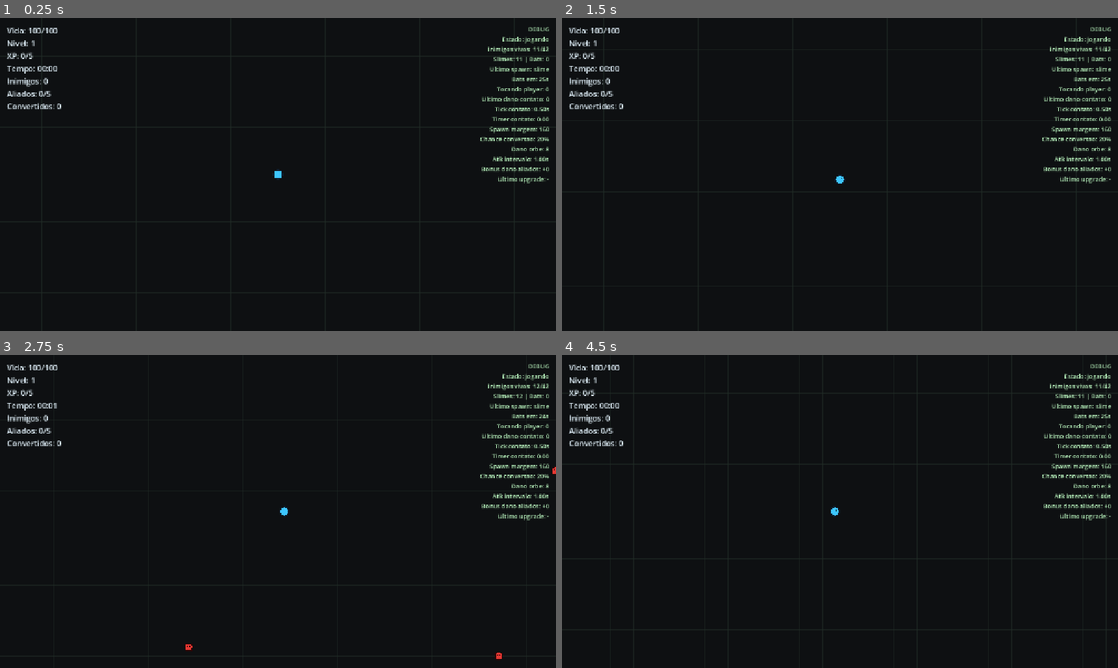
Above: before the commit, frames 1-4 (two rows, left to right).
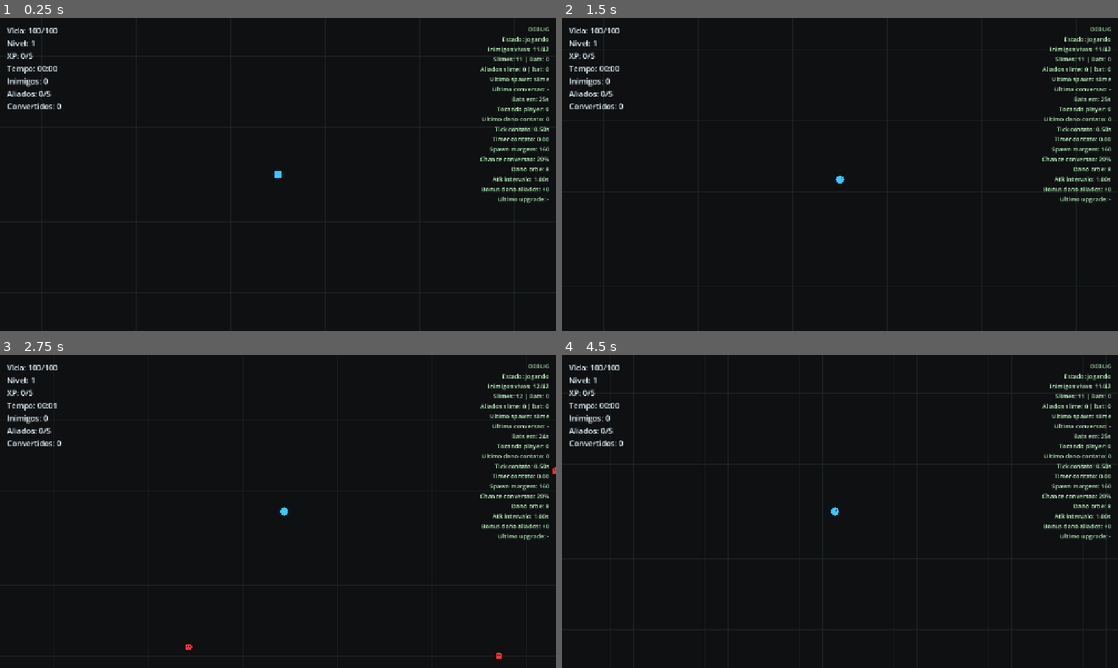
Above: after the commit, the same moments.

Repository: Hadamanthis/horde_vs
Game: Godot game, scene res://scenes/Game.tscn
Two runs of this game, one before a commit and one after it. Both use one fixed random seed, a clock stepped at 60 frames per second and the inputs below.
Inputs:
- Up to frame 1 (0.25 s): no input
- Up to frame 2 (1.5 s): tap Enter at 0.5 s; hold D 0.53-1.28 s; hold R 0.53-1.28 s; tap Space at 1.25 s; hold S from 1.28 s (still down); tap 1 at 1.35 s
- Up to frame 3 (2.75 s): tap Enter at 2 s; release S at 2.03 s; hold D from 2.03 s (still down); hold 2 from 2.03 s (still down)
- Up to frame 4 (4.5 s): release D at 2.78 s; release 2 at 2.78 s; hold W 2.78-3.53 s; tap 3 at 2.85 s; tap Space at 3.5 s; hold R 3.53-4.28 s; hold A from 3.53 s (still down); tap Enter at 4.25 s; tap 1 at 4.35 s

The runs differ from the first frame. In frame 1, 1.4% of the frame differs, in the area x 86-99%, y 15-60%; in frame 2, 1.4%; in frame 3, 1.5%; in frame 4, 1.5%.

Commit message:
Converte inimigos para aliados do mesmo tipo

Diff:
--- a/scenes/Game.tscn
+++ b/scenes/Game.tscn
@@ -35,7 +35,7 @@
 offset_left = -330.0
 offset_top = 16.0
 offset_right = -16.0
-offset_bottom = 330.0
+offset_bottom = 390.0
 grow_horizontal = 0
 theme_override_colors/font_color = Color(0.76, 1, 0.78, 1)
 theme_override_font_sizes/font_size = 14
--- a/scenes/entities/Ally.tscn
+++ /dev/null
@@ -1,14 +0,0 @@
-[gd_scene load_steps=3 format=3]
-
-[ext_resource type="Script" path="res://scripts/entities/ally.gd" id="1_ally"]
-
-[sub_resource type="CircleShape2D" id="CircleShape2D_ally"]
-radius = 9.0
-
-[node name="Ally" type="CharacterBody2D"]
-collision_layer = 0
-collision_mask = 0
-script = ExtResource("1_ally")
-
-[node name="CollisionShape2D" type="CollisionShape2D" parent="."]
-shape = SubResource("CircleShape2D_ally")
--- /dev/null
+++ b/scenes/entities/allies/BatAlly.tscn
@@ -0,0 +1,36 @@
+[gd_scene load_steps=3 format=3]
+
+[ext_resource type="Script" path="res://scripts/entities/allies/ally.gd" id="1_ally"]
+
+[sub_resource type="CircleShape2D" id="CircleShape2D_bat_ally"]
+radius = 9.0
+
+[node name="BatAlly" type="CharacterBody2D"]
+collision_layer = 0
+collision_mask = 0
+script = ExtResource("1_ally")
+orbit_radius = 72.0
+orbit_speed = 1.85
+move_speed = 310.0
+attack_damage = 5
+attack_range = 38.0
+attack_interval = 0.38
+ally_type = "bat"
+
+[node name="Visual" type="Node2D" parent="."]
+
+[node name="Outline" type="Polygon2D" parent="Visual"]
+color = Color(0.03, 0.09, 0.11, 1)
+polygon = PackedVector2Array(-15, -4, -5, -10, 0, -7, 5, -10, 15, -4, 8, 4, 0, 9, -8, 4)
+
+[node name="Body" type="Polygon2D" parent="Visual"]
+color = Color(0.38, 0.92, 0.86, 1)
+polygon = PackedVector2Array(-11, -2, -4, -7, 0, -5, 4, -7, 11, -2, 6, 3, 0, 6, -6, 3)
+
+[node name="Mark" type="Polygon2D" parent="Visual"]
+color = Color(0.9, 0.72, 1, 1)
+position = Vector2(0, -1)
+polygon = PackedVector2Array(0, -2, 2, 0, 0, 2, -2, 0)
+
+[node name="CollisionShape2D" type="CollisionShape2D" parent="."]
+shape = SubResource("CircleShape2D_bat_ally")
--- /dev/null
+++ b/scenes/entities/allies/SlimeAlly.tscn
@@ -0,0 +1,36 @@
+[gd_scene load_steps=3 format=3]
+
+[ext_resource type="Script" path="res://scripts/entities/allies/ally.gd" id="1_ally"]
+
+[sub_resource type="CircleShape2D" id="CircleShape2D_slime_ally"]
+radius = 9.0
+
+[node name="SlimeAlly" type="CharacterBody2D"]
+collision_layer = 0
+collision_mask = 0
+script = ExtResource("1_ally")
+orbit_radius = 58.0
+orbit_speed = 1.45
+move_speed = 260.0
+attack_damage = 6
+attack_range = 34.0
+attack_interval = 0.45
+ally_type = "slime"
+
+[node name="Visual" type="Node2D" parent="."]
+
+[node name="Outline" type="Polygon2D" parent="Visual"]
+color = Color(0.04, 0.13, 0.11, 1)
+polygon = PackedVector2Array(0, -10, 8, -8, 10, 0, 8, 8, 0, 10, -8, 8, -10, 0, -8, -8)
+
+[node name="Body" type="Polygon2D" parent="Visual"]
+color = Color(0.35, 0.98, 0.66, 1)
+polygon = PackedVector2Array(0, -7, 6, -6, 7, 0, 6, 6, 0, 7, -6, 6, -7, 0, -6, -6)
+
+[node name="Mark" type="Polygon2D" parent="Visual"]
+color = Color(0.82, 1, 0.9, 1)
+position = Vector2(0, -6)
+polygon = PackedVector2Array(0, -2, 2, 0, 0, 2, -2, 0)
+
+[node name="CollisionShape2D" type="CollisionShape2D" parent="."]
+shape = SubResource("CircleShape2D_slime_ally")
--- a/scripts/entities/ally.gd
+++ b/scripts/entities/allies/ally.gd
@@ -7,6 +7,10 @@
 @export var attack_damage: int = 6
 @export var attack_range: float = 34.0
 @export var attack_interval: float = 0.45
+@export var ally_type: String = "slime"
+@export var attack_flash_time: float = 0.12
+
+@onready var visual: Node2D = $Visual as Node2D
 
 var player: Node2D
 var game: Node
@@ -14,6 +18,7 @@
 var slot_count: int = 1
 
 var _attack_timer: float = 0.0
+var _attack_flash_timer: float = 0.0
 var _orbit_time: float = 0.0
 
 
@@ -57,6 +62,13 @@
 	if enemy and global_position.distance_to(enemy.global_position) <= attack_range and _attack_timer == 0.0:
 		enemy.take_damage(attack_damage)
 		_attack_timer = attack_interval
+		_attack_flash_timer = attack_flash_time
+
+	if _attack_flash_timer > 0.0:
+		_attack_flash_timer = maxf(_attack_flash_timer - delta, 0.0)
+		visual.scale = Vector2.ONE * 1.25
+	else:
+		visual.scale = Vector2.ONE
 
 
 func _find_nearest_enemy() -> Enemy:
@@ -64,10 +76,3 @@
 		return null
 
 	return game.call("get_nearest_enemy", global_position, attack_range) as Enemy
-
-
-func _draw() -> void:
-	# Verde marca unidade convertida, ou seja, algo que agora joga a favor do player.
-	draw_circle(Vector2.ZERO, 10.0, Color(0.05, 0.13, 0.13))
-	draw_circle(Vector2.ZERO, 7.5, Color(0.35, 0.98, 0.66))
-	draw_circle(Vector2(0.0, -6.0), 2.0, Color(0.82, 1.0, 0.9))
--- a/scripts/game/game.gd
+++ b/scripts/game/game.gd
@@ -9,7 +9,8 @@
 
 const SLIME_SCENE: PackedScene = preload("res://scenes/entities/enemies/Slime.tscn")
 const BAT_SCENE: PackedScene = preload("res://scenes/entities/enemies/Bat.tscn")
-const ALLY_SCENE: PackedScene = preload("res://scenes/entities/Ally.tscn")
+const SLIME_ALLY_SCENE: PackedScene = preload("res://scenes/entities/allies/SlimeAlly.tscn")
+const BAT_ALLY_SCENE: PackedScene = preload("res://scenes/entities/allies/BatAlly.tscn")
 const PROJECTILE_SCENE: PackedScene = preload("res://scenes/entities/Projectile.tscn")
 const XP_ORB_SCENE: PackedScene = preload("res://scenes/entities/XPOrb.tscn")
 
@@ -105,6 +106,7 @@
 var _last_contact_damage: int = 0
 var _last_upgrade_id: String = "-"
 var _last_spawned_enemy_type: String = "-"
+var _last_converted_enemy_type: String = "-"
 var _pending_upgrade_count: int = 0
 var _is_choosing_upgrade: bool = false
 var _game_is_over: bool = false
@@ -317,15 +319,26 @@
 
 func _convert_enemy(enemy_type: String, spawn_position: Vector2) -> void:
 	# O aliado nasce no ponto da morte para vender visualmente a conversao.
-	var ally: Ally = ALLY_SCENE.instantiate() as Ally
+	var ally_scene: PackedScene = _get_ally_scene_for_enemy_type(enemy_type)
+	var ally: Ally = ally_scene.instantiate() as Ally
 	ally.global_position = spawn_position
 	ally.attack_damage += ally_damage_bonus
 	entities.add_child(ally)
 	allies.append(ally)
 	ally.setup(player, self, allies.size() - 1, allies.size())
 	allies_converted += 1
+	_last_converted_enemy_type = enemy_type
 	enemy_converted.emit(enemy_type, spawn_position)
 	_refresh_ally_orbits()
+
+
+func _get_ally_scene_for_enemy_type(enemy_type: String) -> PackedScene:
+	# Cada inimigo convertido vira a cena aliada equivalente ao seu tipo.
+	match enemy_type:
+		"bat":
+			return BAT_ALLY_SCENE
+		_:
+			return SLIME_ALLY_SCENE
 
 
 func _on_xp_orb_collected(orb: Node2D, amount: int) -> void:
@@ -518,13 +531,18 @@
 
 	var slime_count: int = _count_enemies_by_type("slime")
 	var bat_count: int = _count_enemies_by_type("bat")
-	debug_label.text = "DEBUG\nEstado: %s\nInimigos vivos: %d/%d\nSlimes: %d | Bats: %d\nUltimo spawn: %s\nBats em: %.0fs\nTocando player: %d\nUltimo dano contato: %d\nTick contato: %.2fs\nTimer contato: %.2f\nSpawn margem: %.0f\nChance conversao: %.0f%%\nDano orbe: %d\nAtk intervalo: %.2fs\nBonus dano aliados: +%d\nUltimo upgrade: %s" % [
+	var slime_ally_count: int = _count_allies_by_type("slime")
+	var bat_ally_count: int = _count_allies_by_type("bat")
+	debug_label.text = "DEBUG\nEstado: %s\nInimigos vivos: %d/%d\nSlimes: %d | Bats: %d\nAliados slime: %d | bat: %d\nUltimo spawn: %s\nUltima conversao: %s\nBats em: %.0fs\nTocando player: %d\nUltimo dano contato: %d\nTick contato: %.2fs\nTimer contato: %.2f\nSpawn margem: %.0f\nChance conversao: %.0f%%\nDano orbe: %d\nAtk intervalo: %.2fs\nBonus dano aliados: +%d\nUltimo upgrade: %s" % [
 		"upgrade" if _is_choosing_upgrade else "jogando",
 		enemies.size(),
 		max_enemies,
 		slime_count,
 		bat_count,
+		slime_ally_count,
+		bat_ally_count,
 		_last_spawned_enemy_type,
+		_last_converted_enemy_type,
 		maxf(bat_start_time - elapsed_time, 0.0),
 		_touching_enemy_count,
 		_last_contact_damage,
@@ -549,6 +567,16 @@
 	return enemy_count
 
 
+func _count_allies_by_type(ally_type: String) -> int:
+	var ally_count: int = 0
+
+	for ally in allies:
+		if is_instance_valid(ally) and ally.ally_type == ally_type:
+			ally_count += 1
+
+	return ally_count
+
+
 func _draw() -> void:
 	# O fundo acompanha a camera e considera o zoom; assim nao sobra borda cinza na tela.
 	var visible_rect: Rect2 = _get_camera_world_rect()
Renamed: scripts/entities/ally.gd.uid -> scripts/entities/allies/ally.gd.uid
Not shown, changed: AGENTS.md
Not shown, changed: SPRINTS.md
